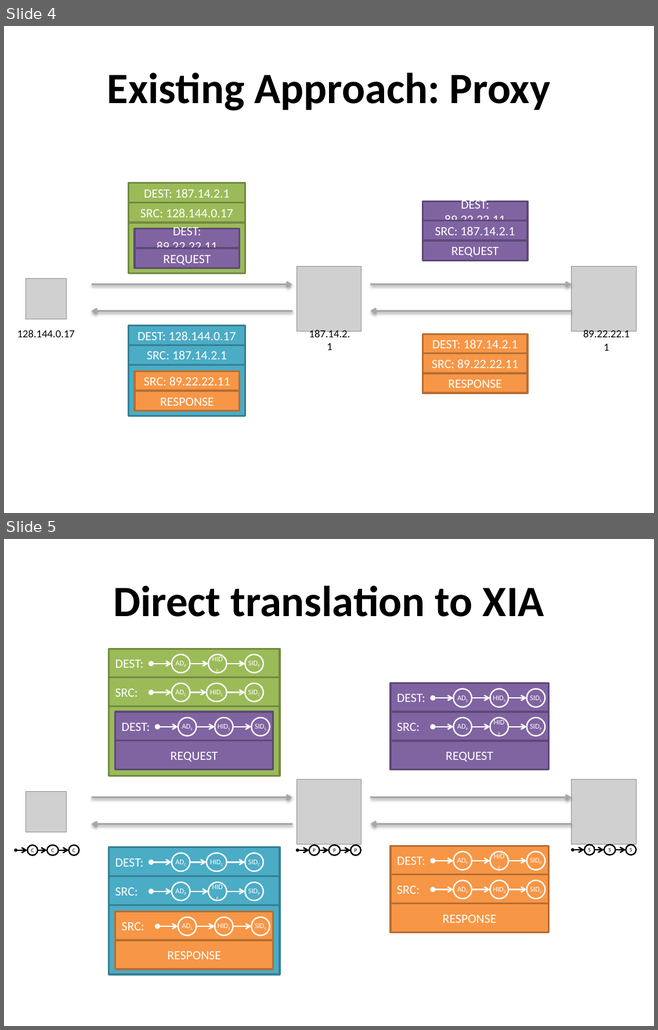
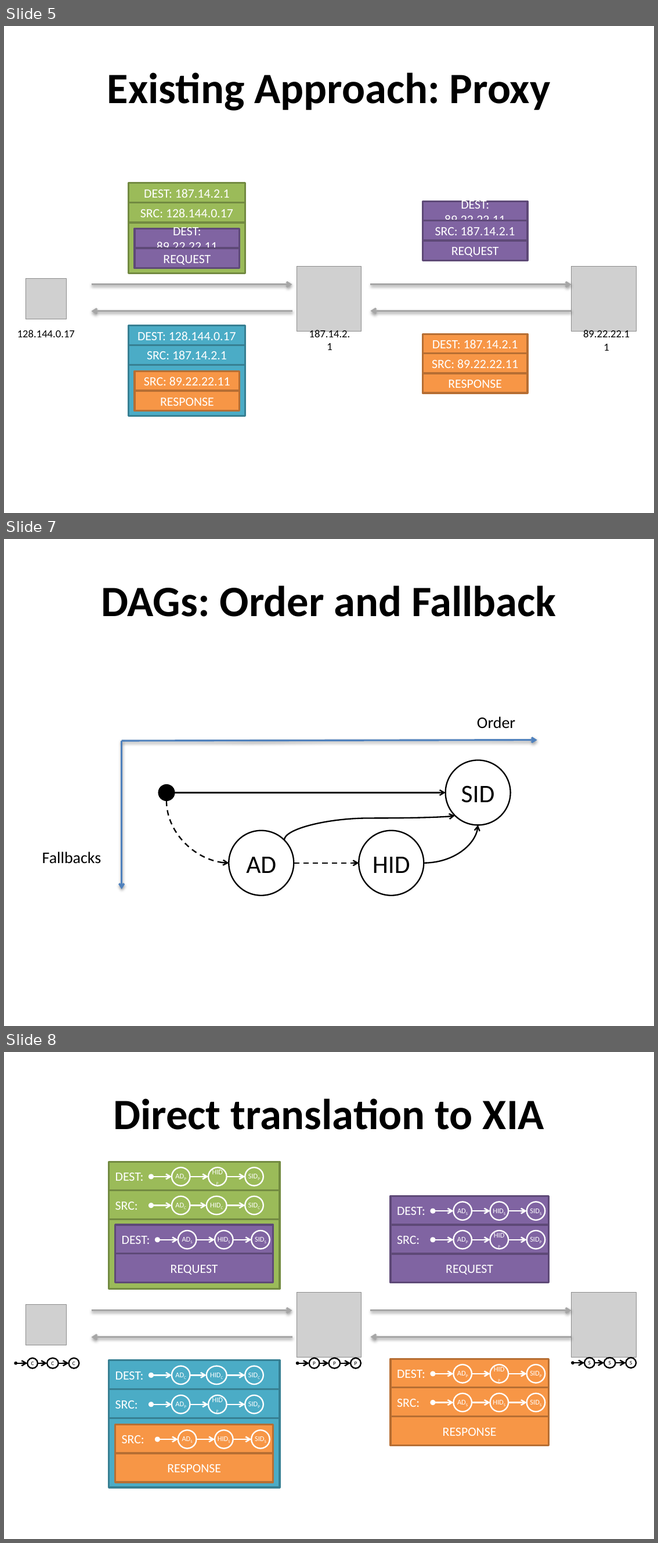
Before and after one commit to nfeltman/XIAnon, a slide deck: Presentation/Anonymity In XIA.pptx. Shown one above the other, each under a label of ours: slides 4 and 5 before the commit, slides 5, 7 and 8 after it; the slides between them are not shown. The pictures are 658x1030 and 658x1543 pixels, drawn with LibreOffice and Linux fonts; fonts in the diff are those of the drawing; grey boxes stand for pictures. Boxes give left, top, right and bottom in pixels: in the first picture for what was removed or moved away, otherwise in the second. Text is boxed around its words. In the diff, an @@ line names an element or a change of style, - is before the commit and + after.

```diff
--- a/Presentation/Anonymity In XIA.pptx
+++ b/Presentation/Anonymity In XIA.pptx
@@ slide 7 added at [4,539,654,1026], background #FFFFFF @@
@@ title added at [101,585,556,617], 48 pt, text #000000, bold @@
+DAGs: Order and Fallback
@@ text added at [477,716,515,728], 18 pt, text #000000 @@
+Order
@@ arrow added from (122, 741) to (536, 740), #4F81BD 2 pt @@
@@ arrow added from (122, 741) to (122, 889), #4F81BD 2 pt @@
@@ group added at [159,761,510,896]: 4 ellipses, 3 curved arrows, 2 arrows @@
+HID
+SID
+AD
@@ text added at [42,852,101,864], 18 pt, text #000000 @@
+Fallbacks
@@ what was slide 4 is now slide 5 @@
@@ what was slide 5 is now slide 8 @@
```
Also in this commit, not shown: 5 slides changed, 4 other slides added, 2 slides removed.
